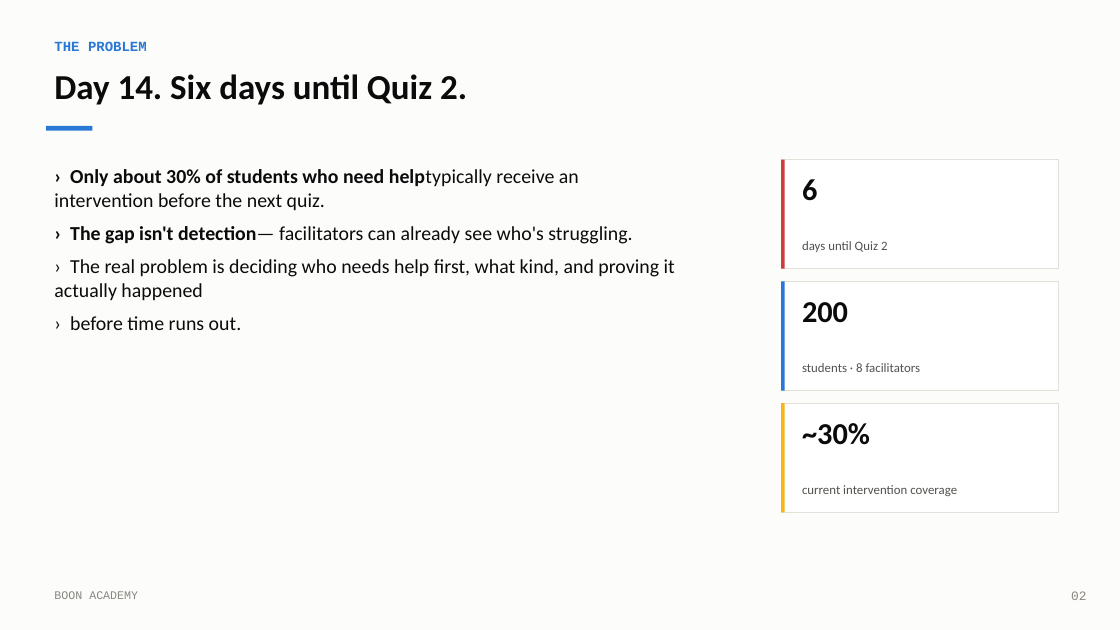
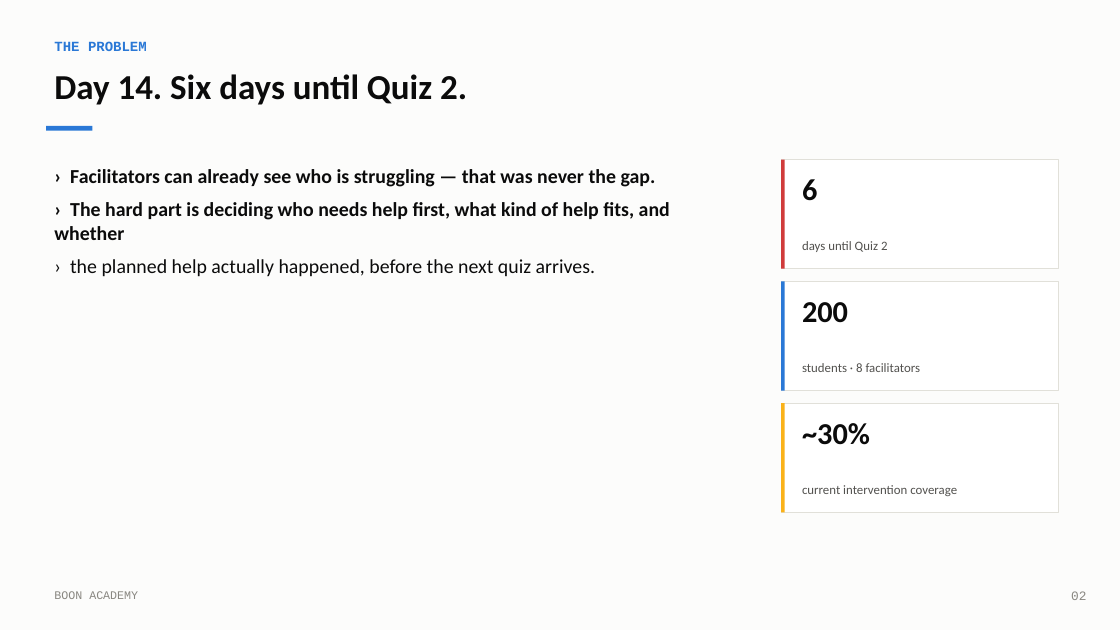
Before and after one commit to IbraheemKhurfan/Noon-Academy-Case-Study, a slide deck: slide 2 of docs/BOON_ACADEMY_OVERVIEW.pptx. Drawn at 1120x630 pixels with LibreOffice and Linux fonts; fonts in the diff are those of the drawing. Boxes give left, top, right and bottom in pixels: in the first picture for what was removed or moved away, otherwise in the second. Text is boxed around its words. In the diff, an @@ line names an element or a change of style, - is before the commit and + after.

```diff
--- a/docs/BOON_ACADEMY_OVERVIEW.pptx
+++ b/docs/BOON_ACADEMY_OVERVIEW.pptx
@@ text at bbox=[54, 169, 670, 277]: text changed; bold on @@
-› Only about 30% of students who need helptypically receive an intervention before the next quiz.
-› The gap isn't detection— facilitators can already see who's struggling.
-› The real problem is deciding who needs help first, what kind, and proving it actually happened
-› before time runs out.
+› Facilitators can already see who is struggling — that was never the gap.
+› The hard part is deciding who needs help first, what kind of help fits, and whether
+› the planned help actually happened, before the next quiz arrives.
```
Also in this commit, not shown: 4 other slides changed, 3 slides added, 38 other files.
